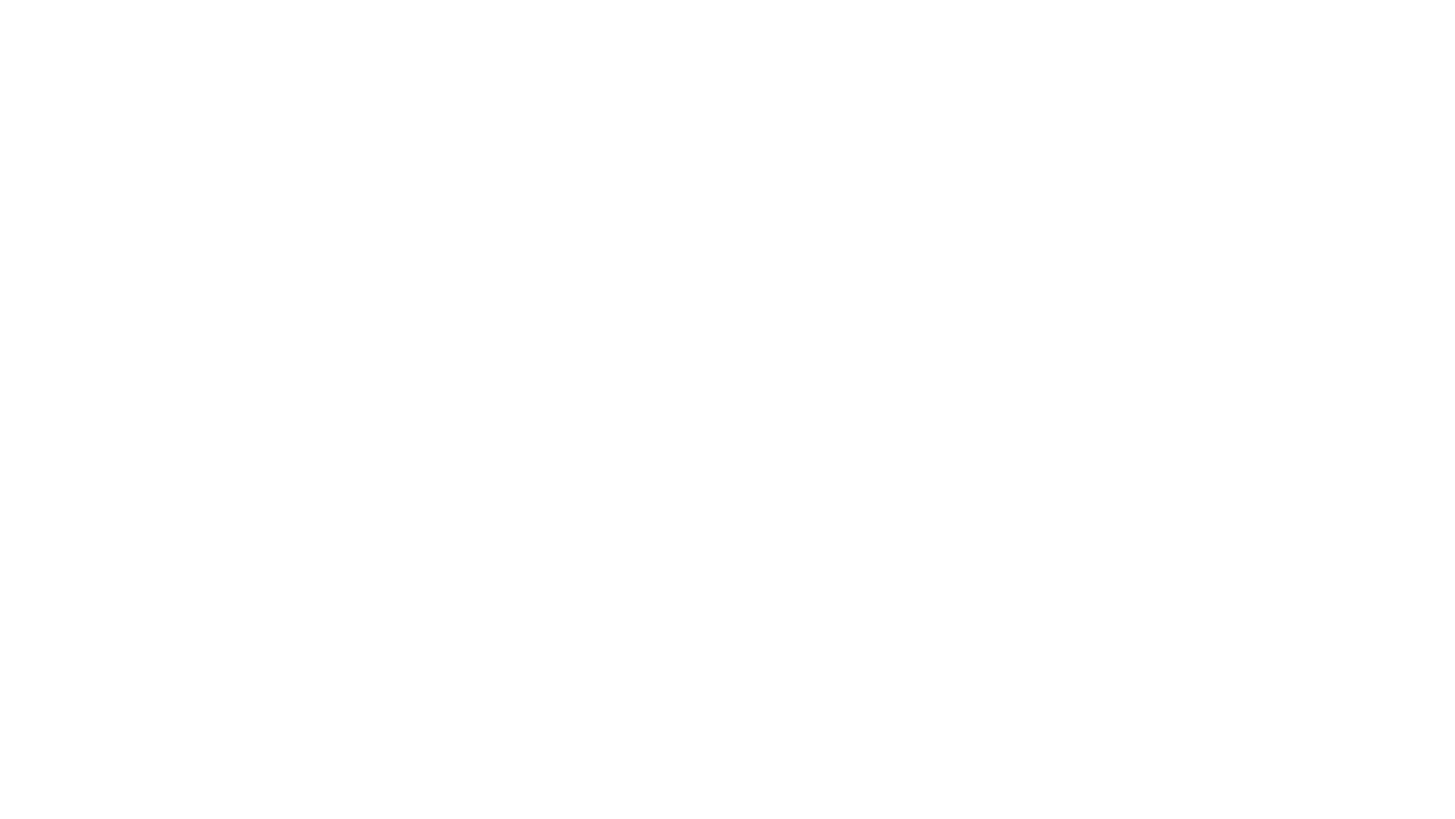
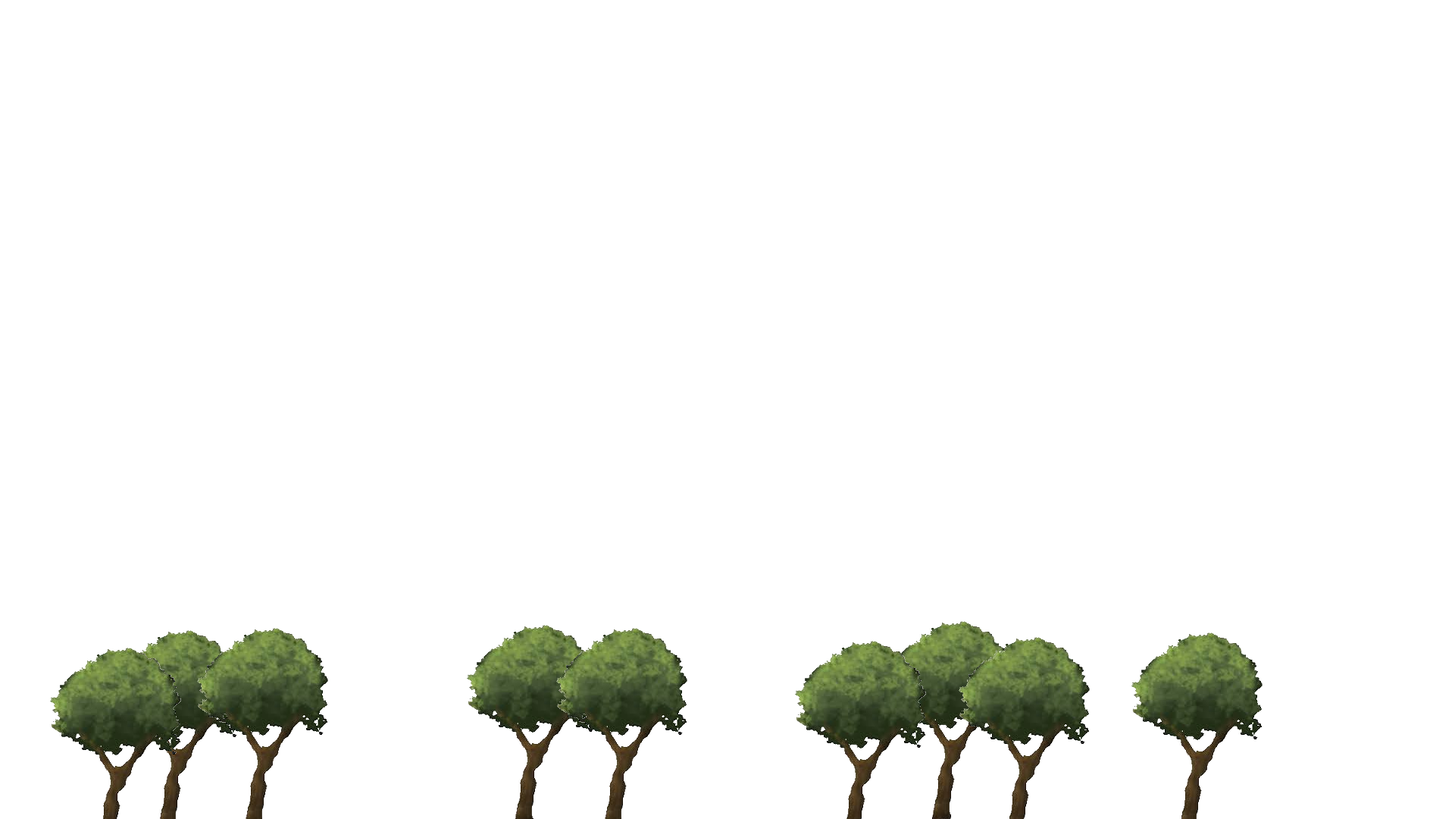
Revision of a layered 1455px x 819px image; what changed, layer by layer:
showed "setting02", painted on it over [left=50, top=620, right=1263, bottom=819]
